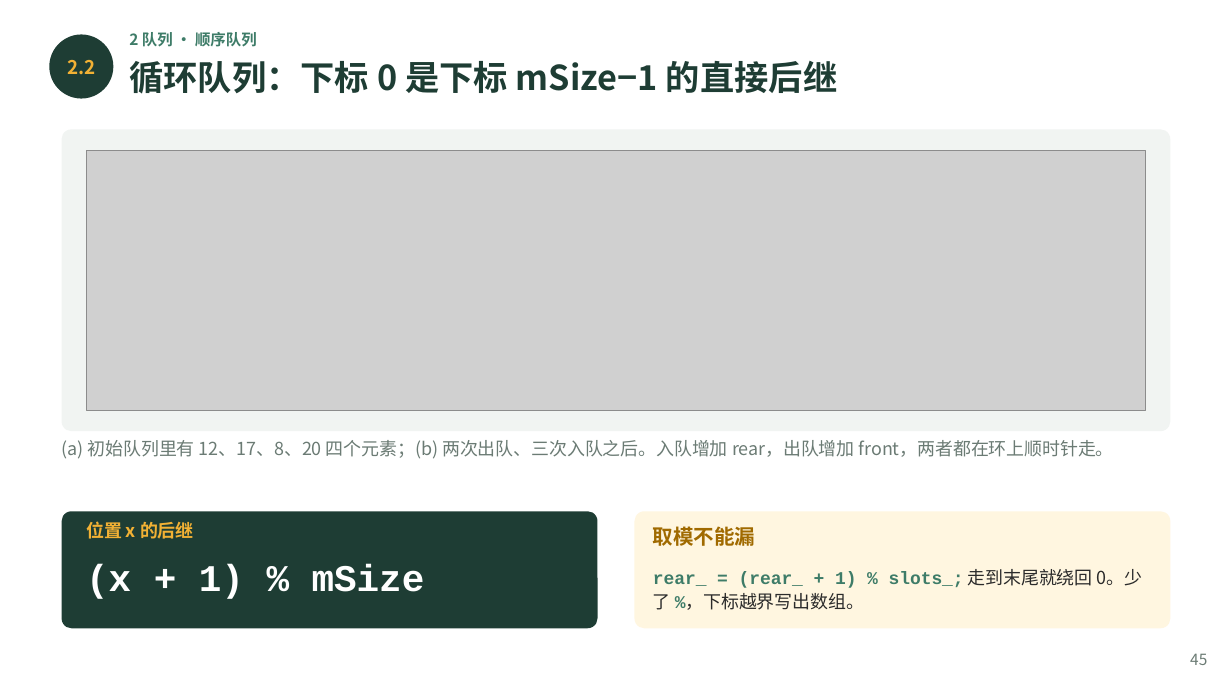
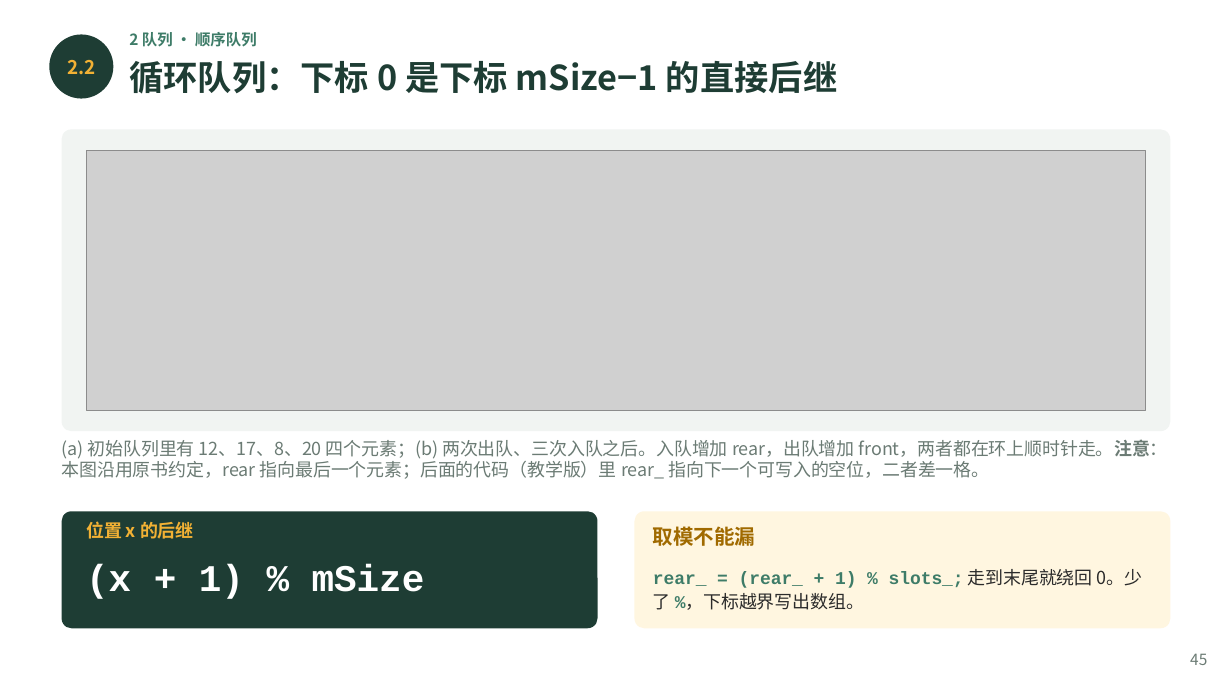
Before and after one commit to GMyhf/2026fall-cs201cq, a slide deck: slide 45 of courseware/202609_DSA_03_Stack_Queue.pptx. Drawn at 1232x693 pixels with LibreOffice and Linux fonts; fonts in the diff are those of the drawing; grey boxes stand for pictures. Boxes give left, top, right and bottom in pixels: in the first picture for what was removed or moved away, otherwise in the second. Text is boxed around its words. In the diff, an @@ line names an element or a change of style, - is before the commit and + after.

```diff
--- a/courseware/202609_DSA_03_Stack_Queue.pptx
+++ b/courseware/202609_DSA_03_Stack_Queue.pptx
@@ text at box(62, 439, 1168, 479): text changed @@
-(a) 初始队列里有 12、17、8、20 四个元素；(b) 两次出队、三次入队之后。入队增加 rear，出队增加 front，两者都在环上顺时针走。
+(a) 初始队列里有 12、17、8、20 四个元素；(b) 两次出队、三次入队之后。入队增加 rear，出队增加 front，两者都在环上顺时针走。注意：本图沿用原书约定，rear 指向最后一个元素；后面的代码（教学版）里 rear_ 指向下一个可写入的空位，二者差一格。
```
Also in this commit, not shown: 3 other files.
